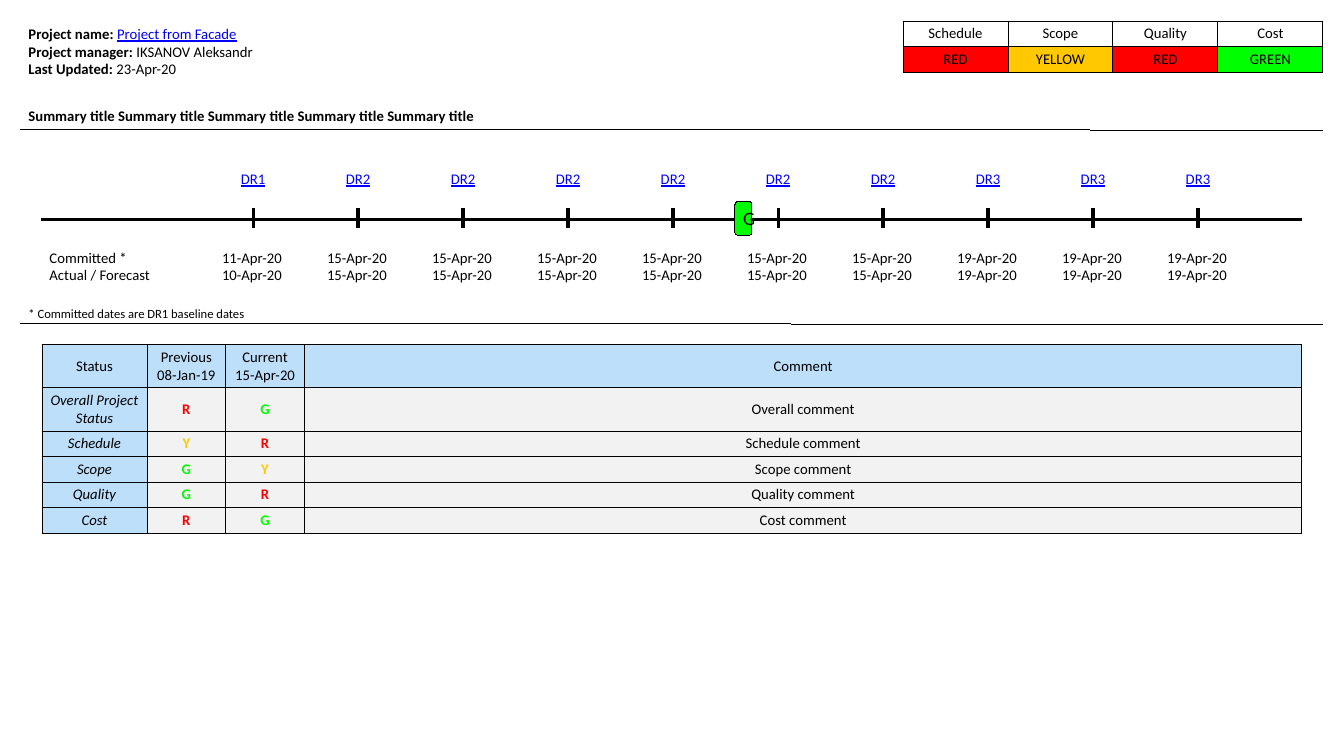
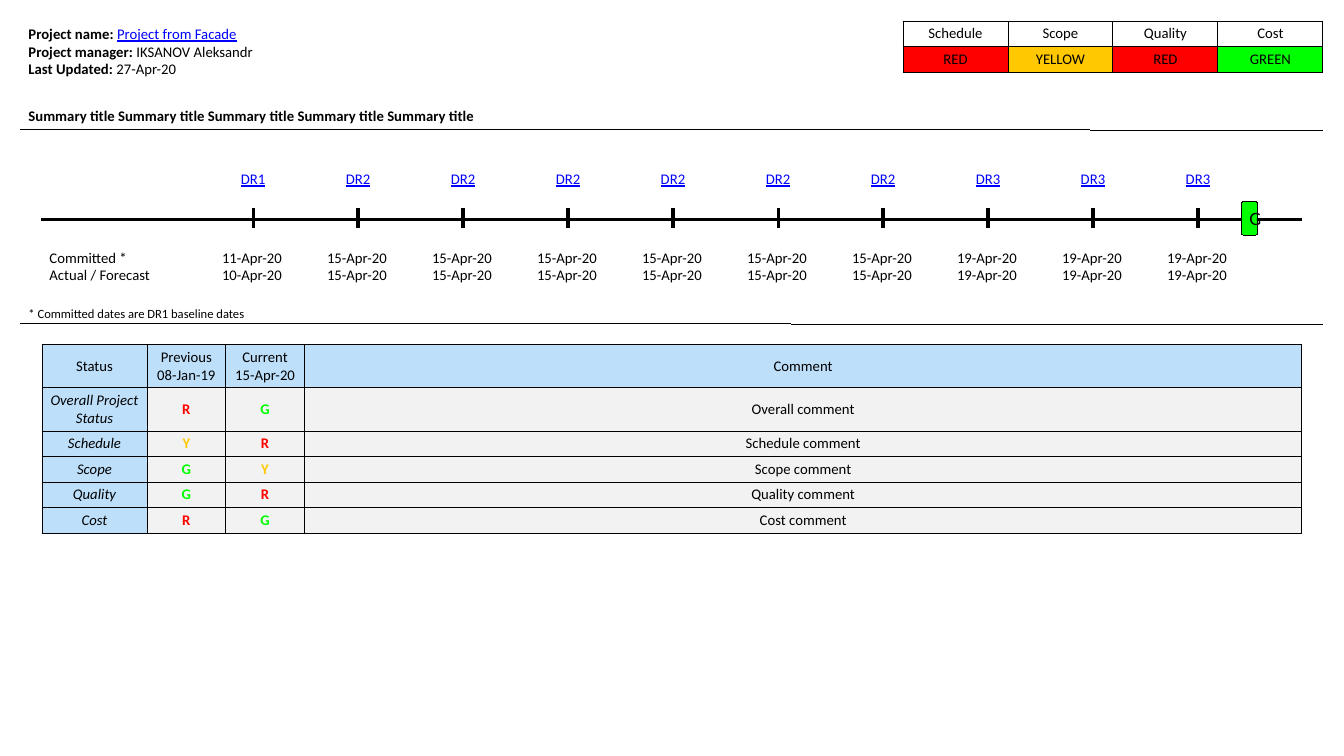
Before and after one commit to TheDiamondDoge/management_board_file_processors, a slide deck: slide 1 of html-to-ppt/createExecReviewPpt.pptx. Drawn at 1344x756 pixels with LibreOffice and Linux fonts; fonts in the diff are those of the drawing; background and template pictures are left out. Boxes give left, top, right and bottom in pixels: in the first picture for what was removed or moved away, otherwise in the second. Text is boxed around its words. In the diff, an @@ line names an element or a change of style, - is before the commit and + after.

```diff
--- a/html-to-ppt/createExecReviewPpt.pptx
+++ b/html-to-ppt/createExecReviewPpt.pptx
@@ text at (28,28,253,77): text changed @@
-Project name: Project from Facade
-Project manager: IKSANOV Aleksandr
-Last Updated: 23-Apr-20
+Project name: Project from Facade
+Project manager: IKSANOV Aleksandr
+Last Updated: 27-Apr-20
@@ rounded rectangle "G": place and size @@
-rounded rectangle "G" at (735,202,751,235)
+rounded rectangle "G" at (1241,202,1258,235)
```
Also in this commit, not shown: 6 other slides changed, 3 other files.
